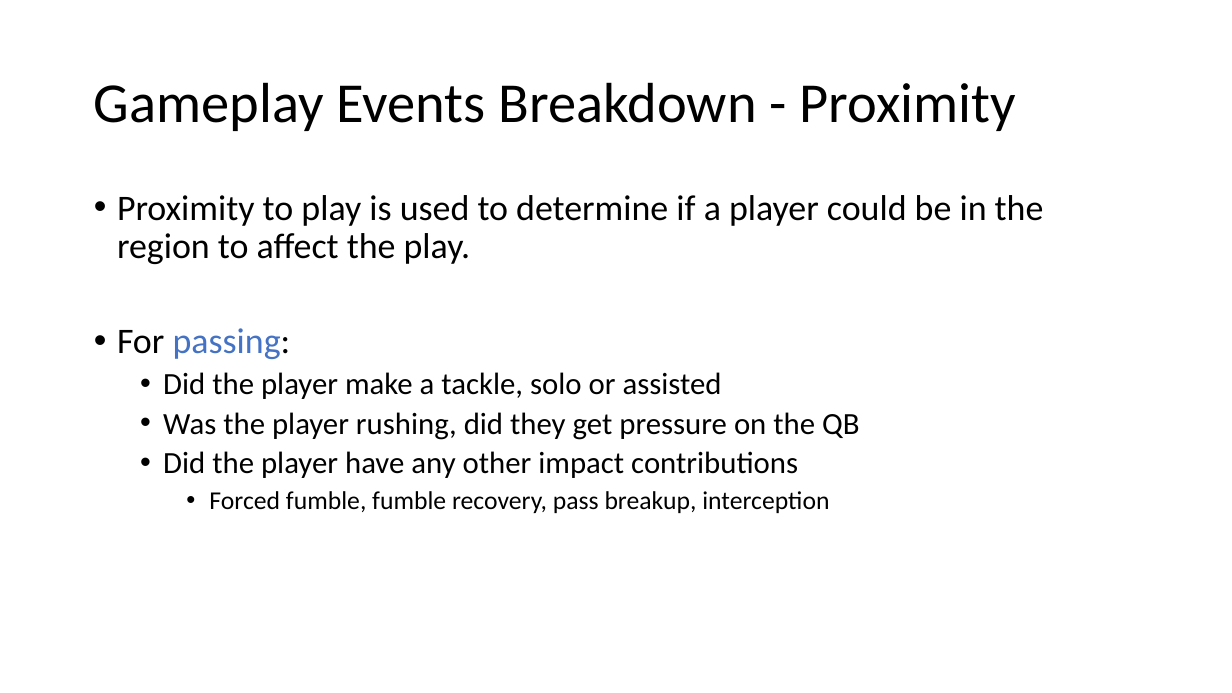
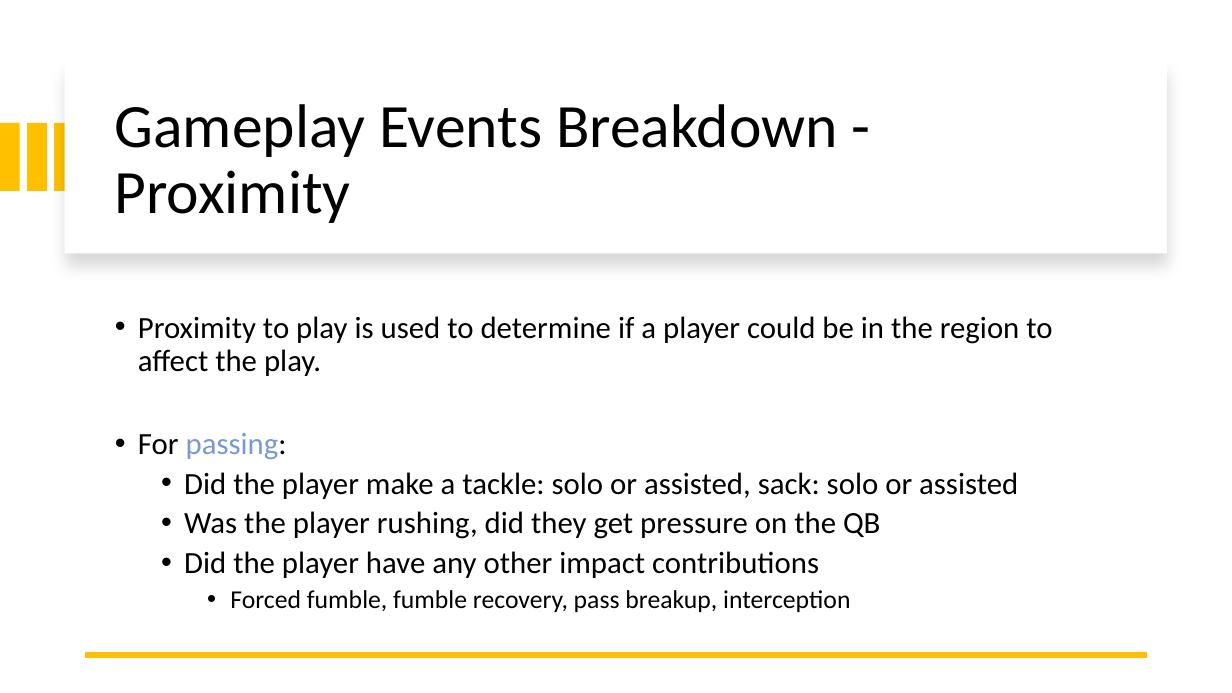
Before and after one commit to SportsInfoSolutions/AnalyticsChallenge2020, a slide deck: slide 16 of Submissions/matt.karan93@gmail.com/SportsInfoSolutions_mattkaran.pptx. Drawn at 1232x693 pixels with LibreOffice and Linux fonts; fonts in the diff are those of the drawing. Boxes give left, top, right and bottom in pixels: in the first picture for what was removed or moved away, otherwise in the second. Text is boxed around its words. In the diff, an @@ line names an element or a change of style, - is before the commit and + after.

```diff
--- a/Submissions/matt.karan93@gmail.com/SportsInfoSolutions_mattkaran.pptx
+++ b/Submissions/matt.karan93@gmail.com/SportsInfoSolutions_mattkaran.pptx
@@ rectangle added at <box>65,62,1167,253</box>, fill #FFFFFF @@
@@ title "Gameplay Events Breakdown - Proximity": place and size @@
-title "Gameplay Events Breakdown - Proximity" at <box>94,82,1016,131</box>
+title "Gameplay Events Breakdown - Proximity" at <box>115,104,837,223</box>
@@ title "Gameplay Events Breakdown - Proximity" at <box>115,104,837,223</box>: size 44 to 48 pt @@
@@ rectangle added at <box>0,123,19,191</box>, fill #FFC000 @@
@@ rectangle added at <box>27,123,46,191</box>, fill #FFC000 @@
@@ rectangle added at <box>55,123,74,191</box>, fill #FFC000 @@
@@ text "Proximity to play is used ...": place and size @@
-text "Proximity to play is used ..." at <box>117,195,1044,513</box>
+text "Proximity to play is used ..." at <box>138,316,1052,612</box>
@@ text "Proximity to play is used ..." at <box>138,316,1052,612</box>: vertical alignment top to middle @@
@@ text at <box>138,316,1052,459</box>: size 28 to 24 pt in "Proximity to play is used to determine ...", "For passing:"; text colour #4472C4 to #7899D4 in "passing:" @@
@@ text at <box>184,472,1018,499</box>: text changed @@
-  • Did the player make a tackle, solo or assisted
+  • Did the player make a tackle: solo or assisted, sack: solo or assisted
@@ line added from (1148, 655) to (85, 655), #FFC000 4.5 pt @@
```
Also in this commit, not shown: 21 other slides changed.
